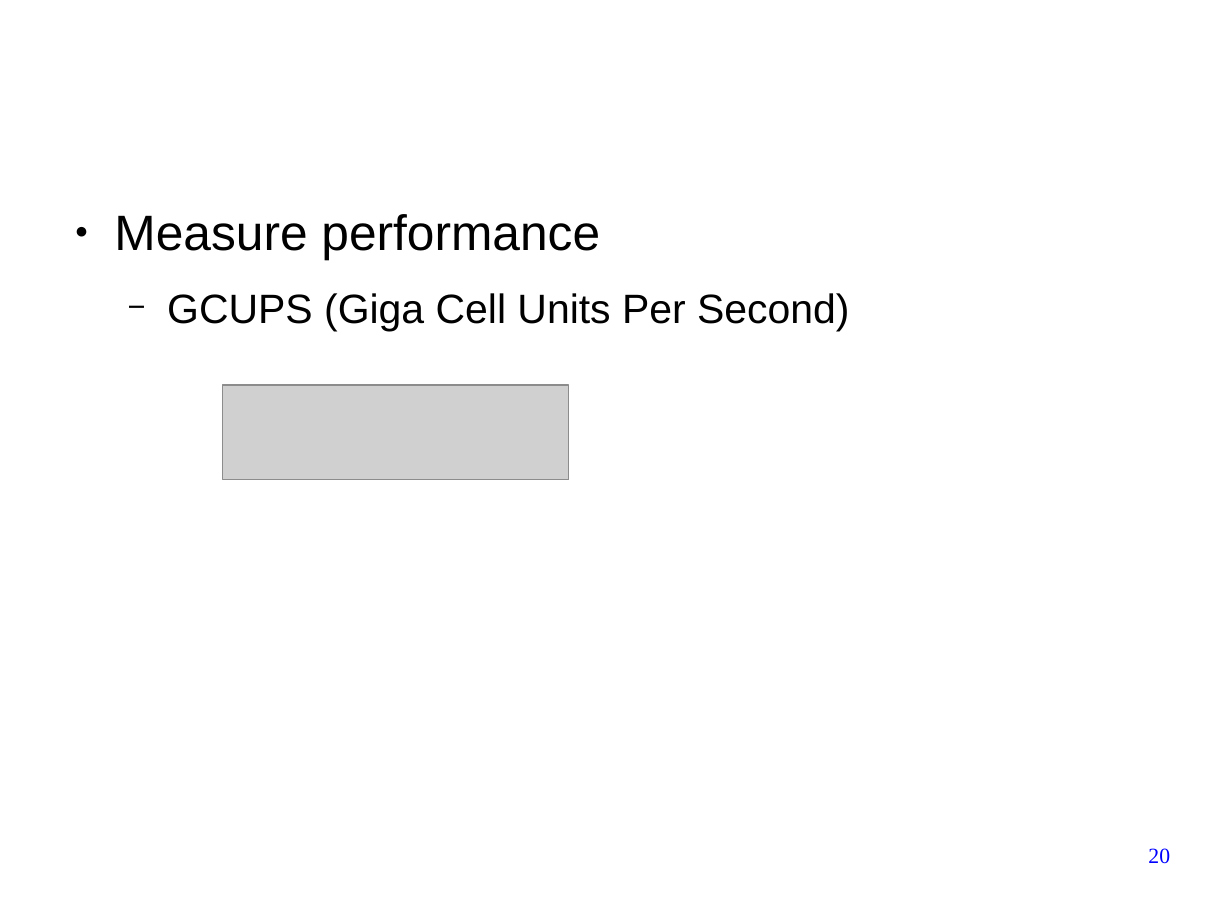
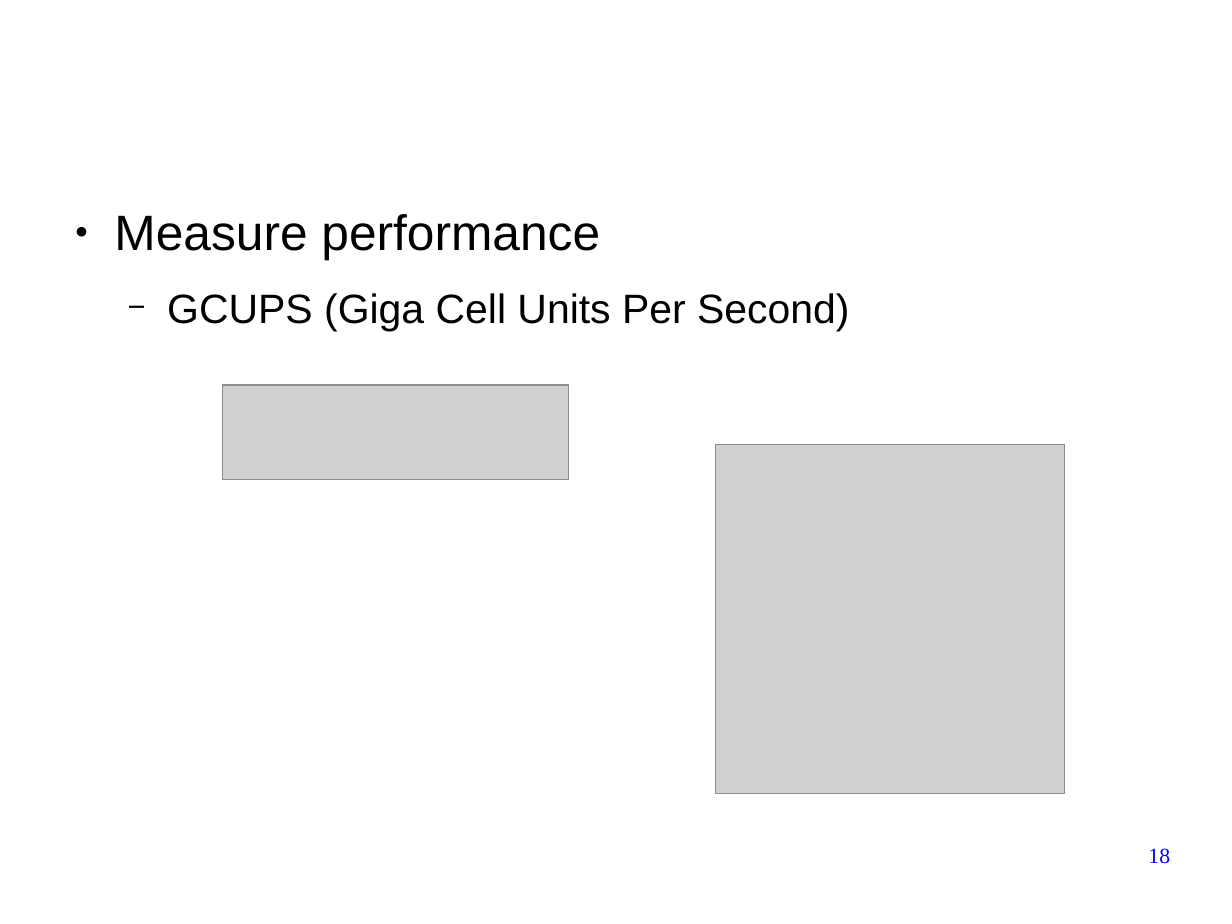
Before and after one commit to forestcheng/cudahmmsearch, a slide deck: slide 18 of thesis/thesisDefense.odp (slide 20 before the commit). Drawn at 1232x924 pixels with LibreOffice and Linux fonts; fonts in the diff are those of the drawing; grey boxes stand for pictures; background and template pictures are left out. Boxes give left, top, right and bottom in pixels: in the first picture for what was removed or moved away, otherwise in the second. Text is boxed around its words. In the diff, an @@ line names an element or a change of style, - is before the commit and + after.

```diff
--- a/thesis/thesisDefense.odp
+++ b/thesis/thesisDefense.odp
@@ picture added at (715, 445, 1064, 794) @@
@@ page number at (1148, 848, 1170, 864): text changed @@
-20
+18
```
Also in this commit, not shown: 11 other slides changed, 1 slide removed.
